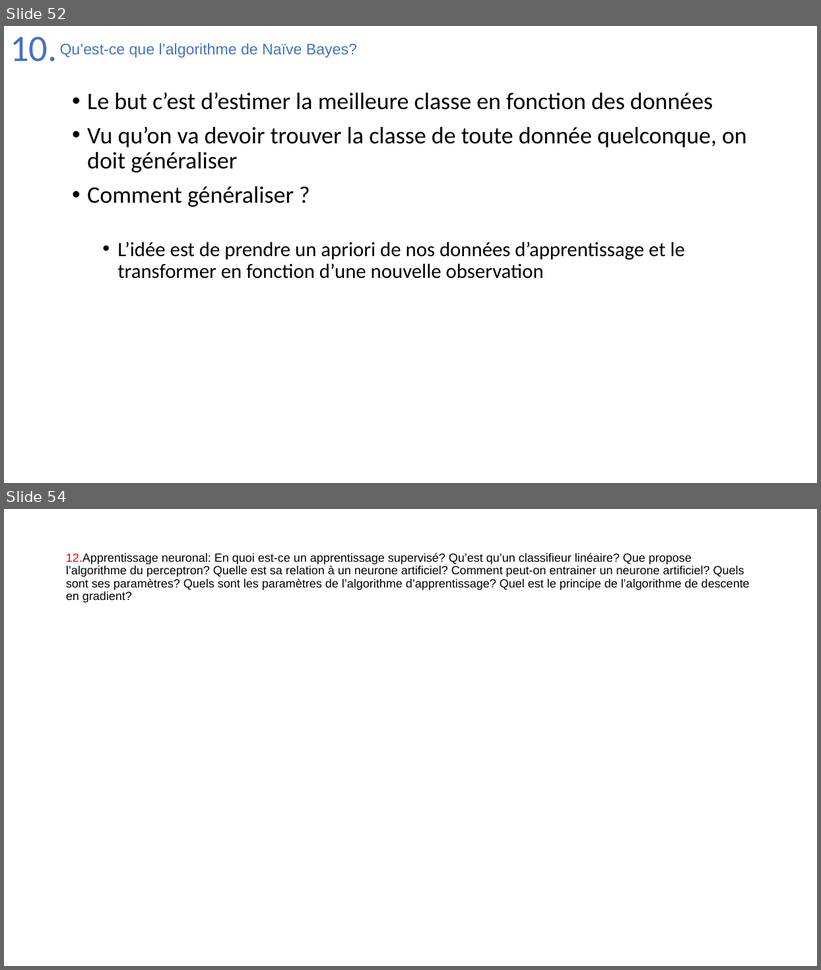
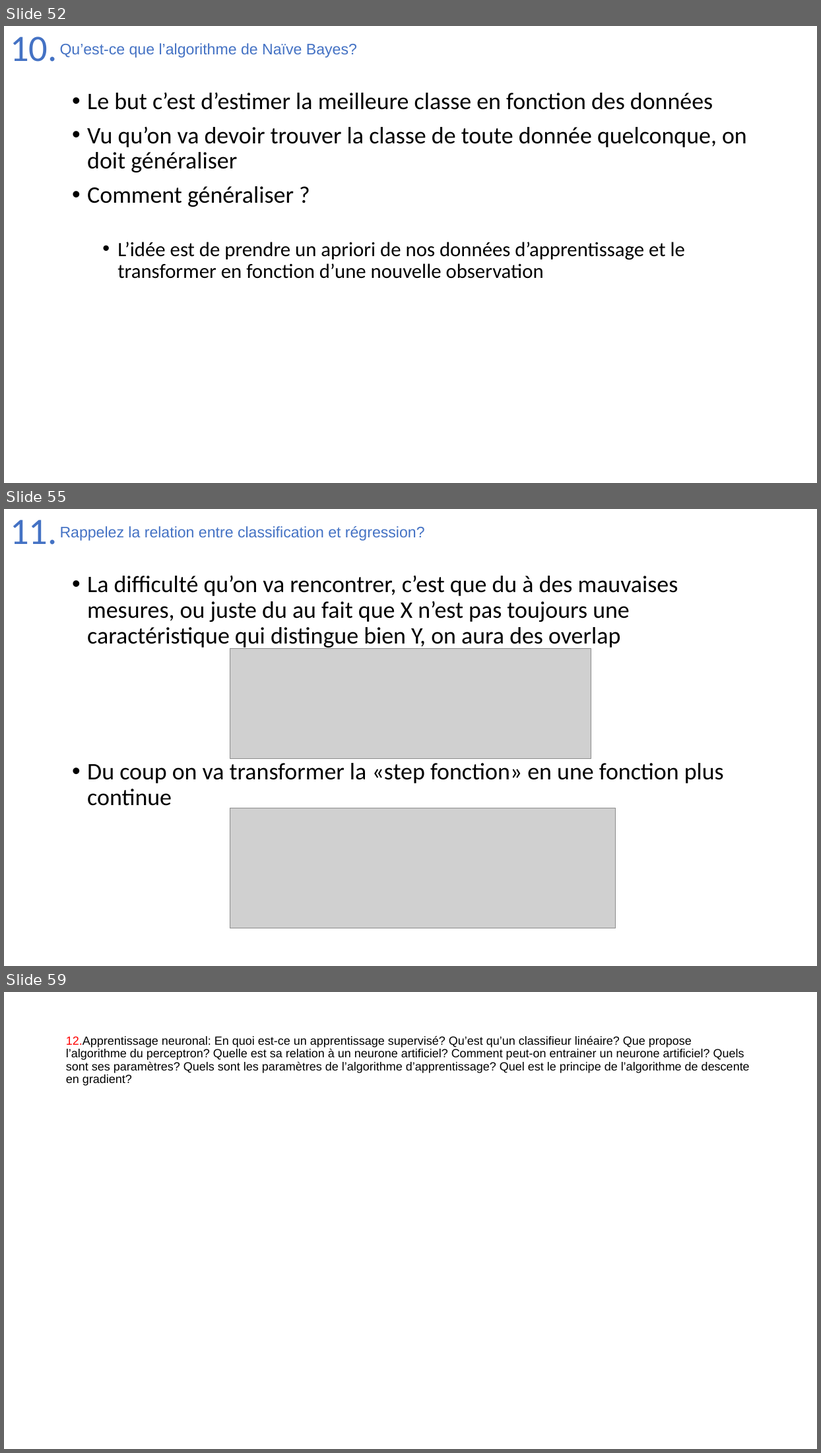
Before and after one commit to Joao-Quinta/Uni3eme, a slide deck: intelligenceArtificielle/Intelligence_artificielle_exam.pptx. Shown one above the other, each under a label of ours: slides 52 and 54 before the commit, slides 52, 55 and 59 after it; the slides between them are not shown. The pictures are 821x970 and 821x1453 pixels, drawn with LibreOffice and Linux fonts; fonts in the diff are those of the drawing; grey boxes stand for pictures. Boxes give left, top, right and bottom in pixels: in the first picture for what was removed or moved away, otherwise in the second. Text is boxed around its words. In the diff, an @@ line names an element or a change of style, - is before the commit and + after.

```diff
--- a/intelligenceArtificielle/Intelligence_artificielle_exam.pptx
+++ b/intelligenceArtificielle/Intelligence_artificielle_exam.pptx
@@ slide 55 added at <box>4,509,817,966</box>, background #FFFFFF @@
@@ title added at <box>10,520,57,545</box>, 44 pt, text #4472C4 @@
+11.
@@ text added at <box>60,526,425,541</box>, 18 pt, text #4472C4 @@
+Rappelez la relation entre classification et régression?
@@ text added at <box>87,576,724,806</box>, 28 pt, text #000000 @@
+• La difficulté qu’on va rencontrer, c’est que du à des mauvaises mesures, ou juste du au fait que X n’est pas toujours une caractéristique qui distingue bien Y, on aura des overlap
+• Du coup on va transformer la «step fonction» en une fonction plus continue
@@ picture added at <box>230,649,591,759</box> @@
@@ picture added at <box>230,809,616,929</box> @@
@@ what was slide 54 is now slide 59 @@
```
Also in this commit, not shown: 4 slides changed, 4 other slides added.
